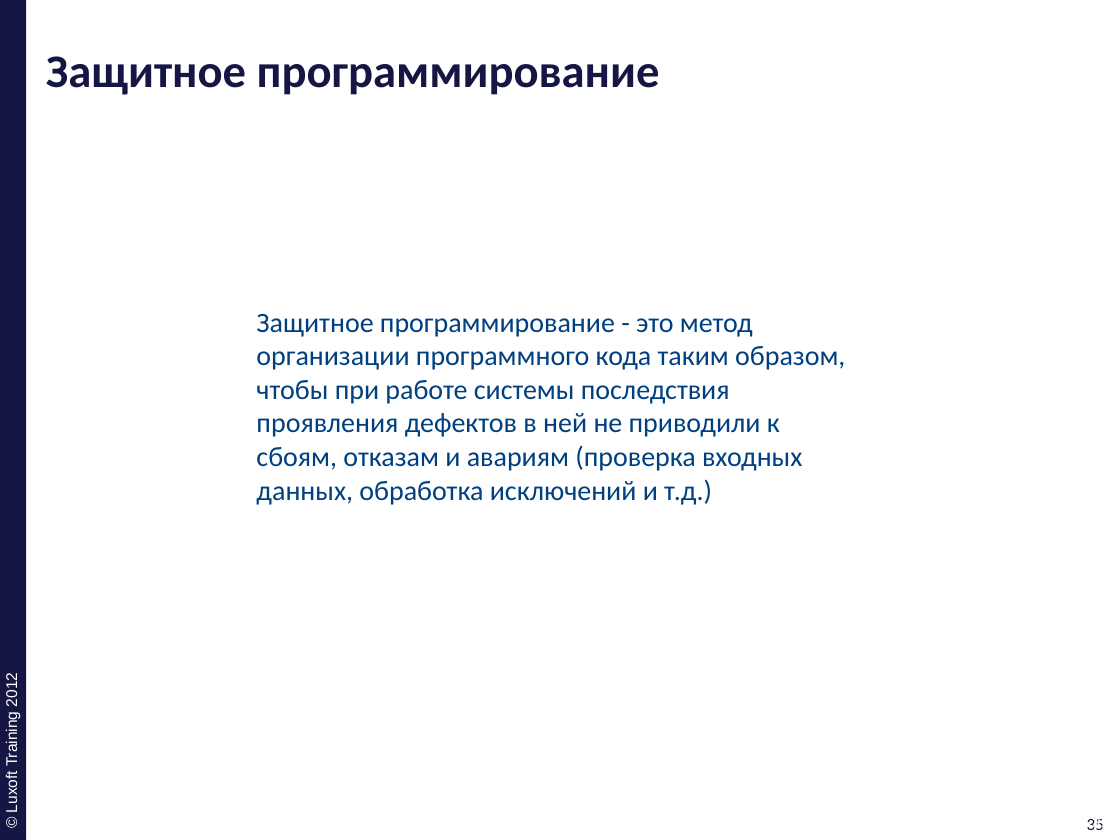
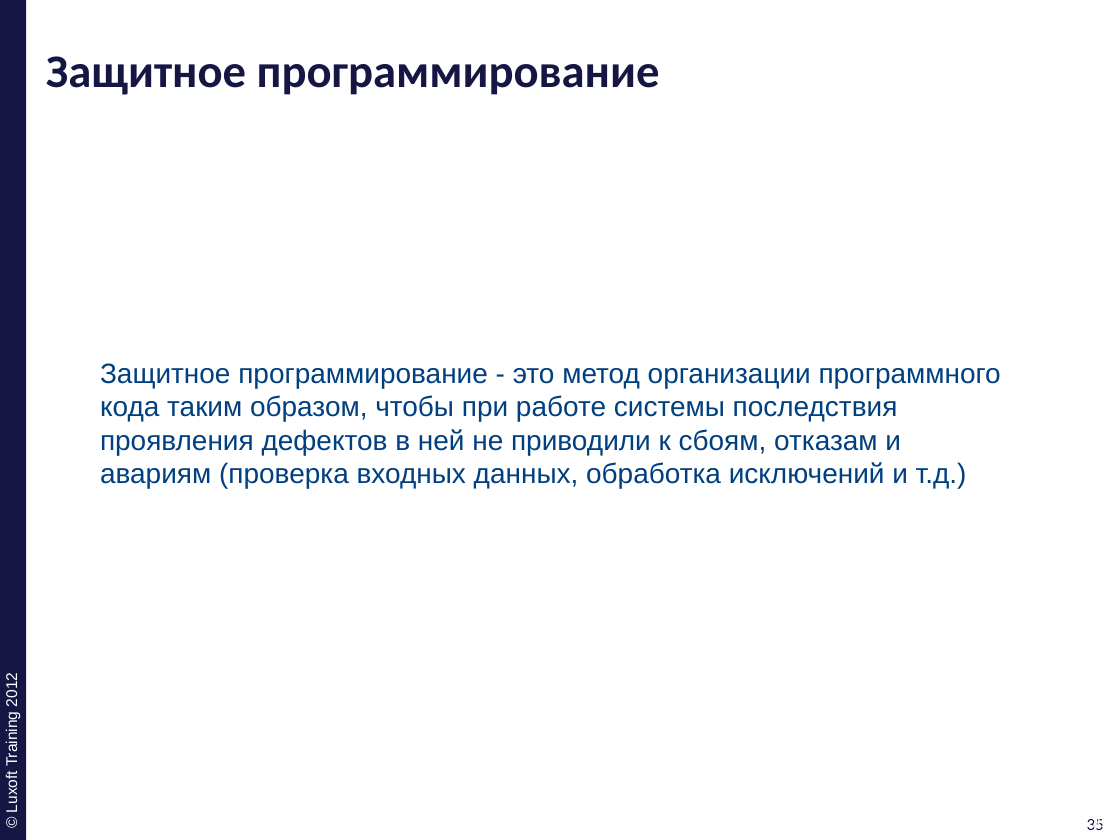
Before and after one commit to ivan-dyachenko/Trainings, a slide deck: slide 35 of Test Driven Development/materials/pptx/3. TDD-Code-Coverage.pptx. Drawn at 1120x840 pixels with LibreOffice and Linux fonts; fonts in the diff are those of the drawing; background and template pictures are left out. Boxes give left, top, right and bottom in pixels: in the first picture for what was removed or moved away, otherwise in the second. Text is boxed around its words. In the diff, an @@ line names an element or a change of style, - is before the commit and + after.

```diff
--- a/Test Driven Development/materials/pptx/3. TDD-Code-Coverage.pptx
+++ b/Test Driven Development/materials/pptx/3. TDD-Code-Coverage.pptx
@@ text "Защитное программирование - это метод ...": place and size @@
-text "Защитное программирование - это метод ..." at bbox=[256, 314, 845, 505]
+text "Защитное программирование - это метод ..." at bbox=[100, 363, 1001, 489]
@@ text "Защитное программирование - это метод ..." at bbox=[100, 363, 1001, 489]: font Calibri to Arial @@
```
Also in this commit, not shown: 36 other slides changed.
